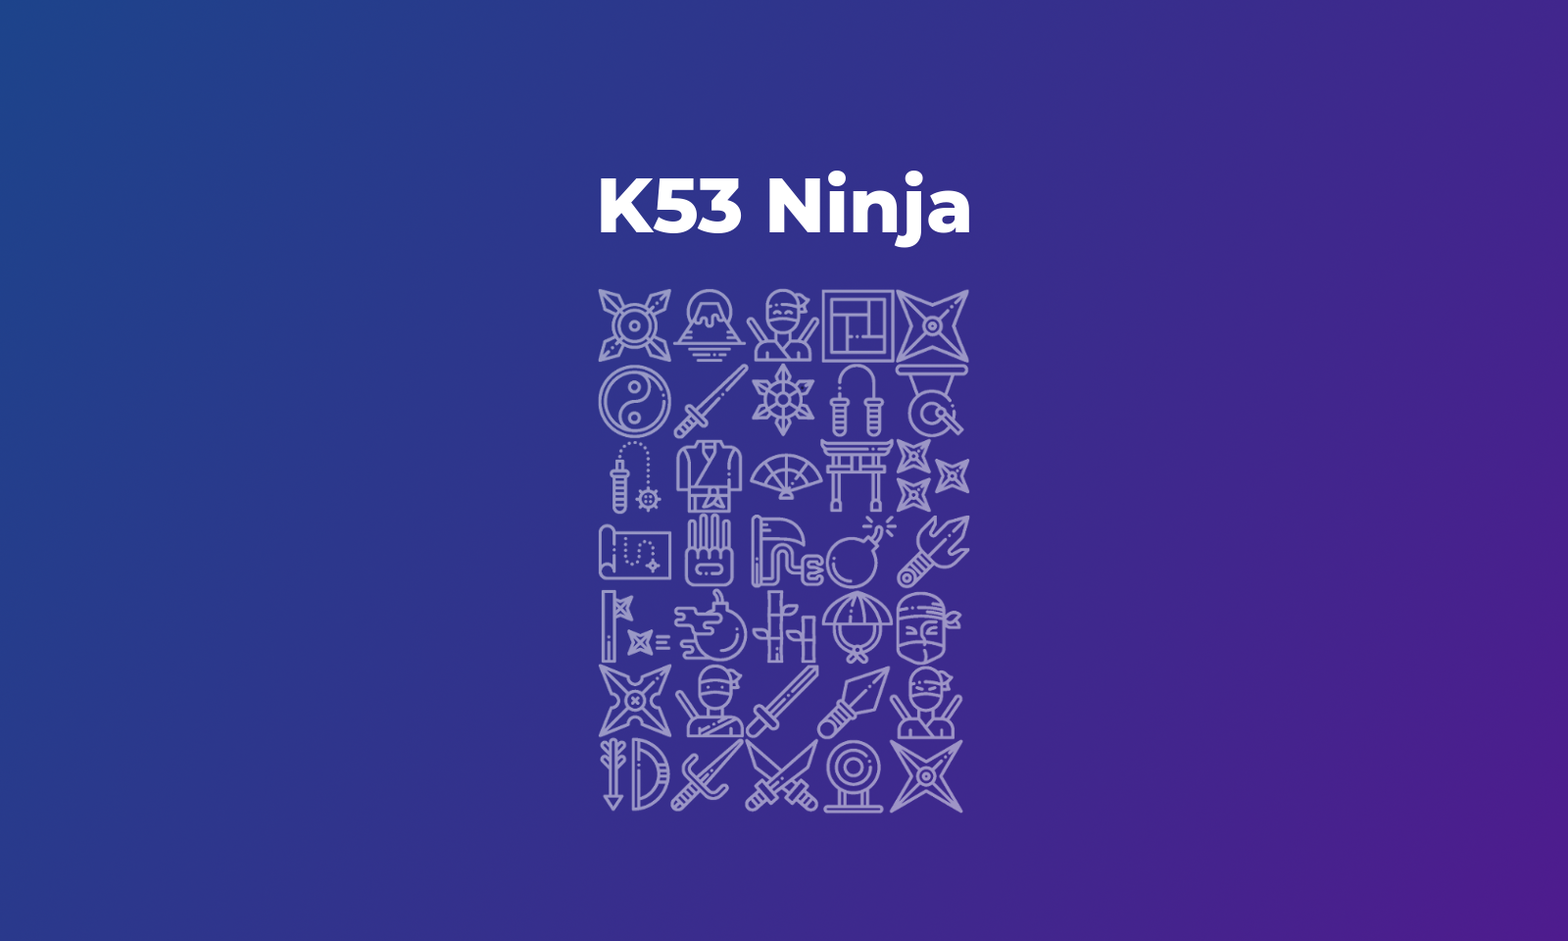
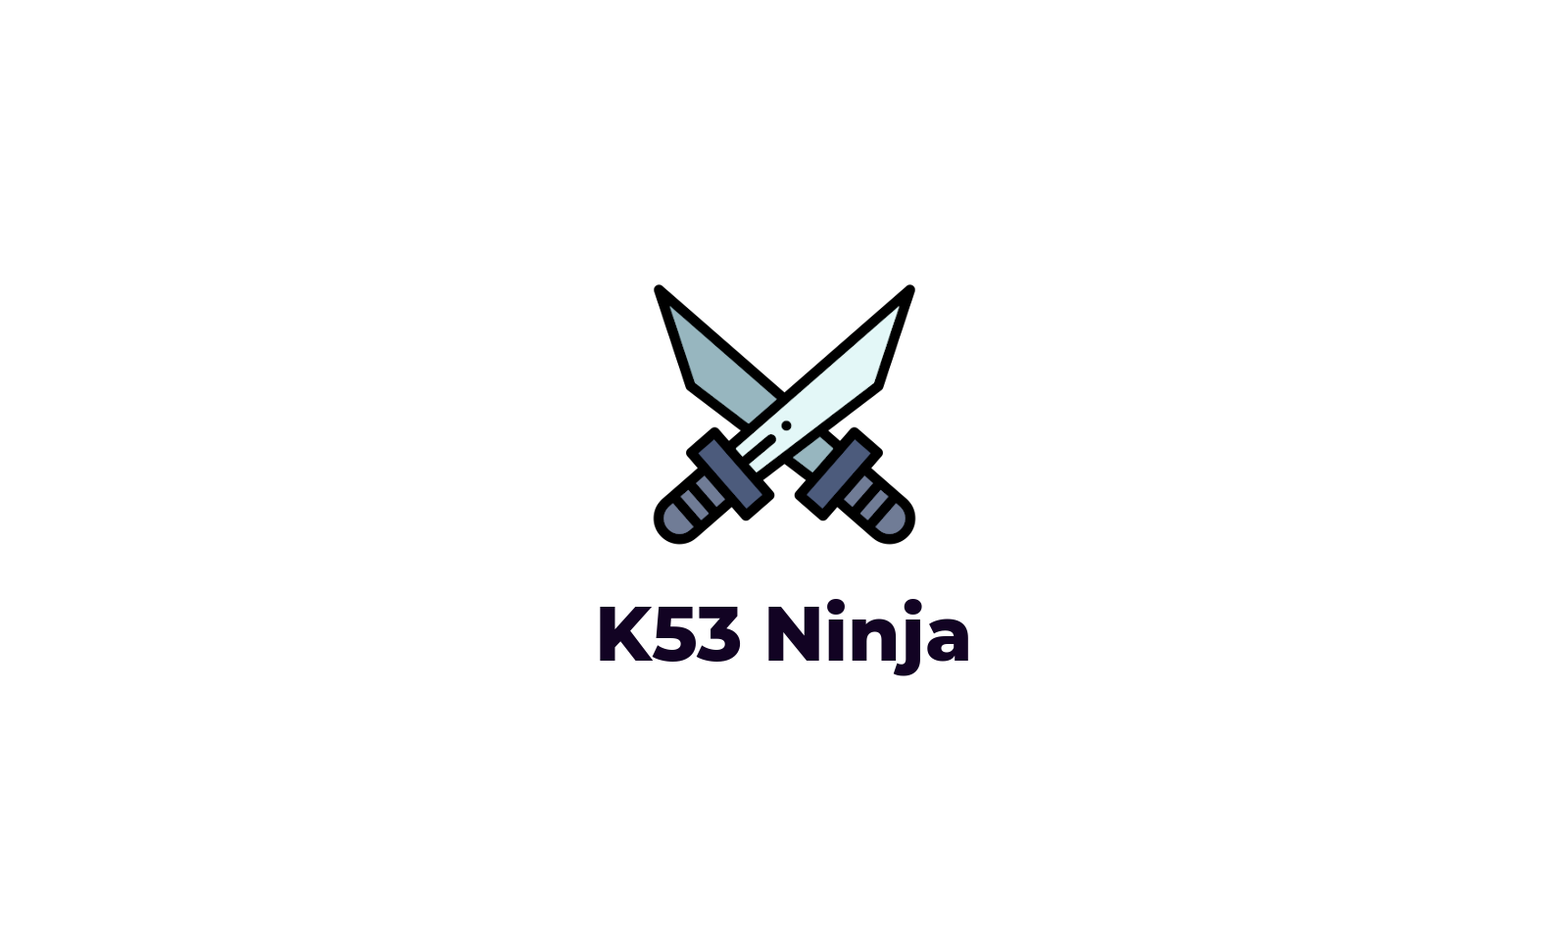
Layer changes from the first 1568 x 941 image to the second:
painted on "K53 Ninja" over box(599, 170, 970, 677)
removed layer "IconCollection.png" (was 50%) over box(597, 288, 971, 815)
removed layer "1" over box(0, 0, 1568, 941)
added layer "018-katana-1.svg" above "1 #1" over box(652, 284, 917, 545)
added layer "1 #1" over box(0, 0, 1568, 941)